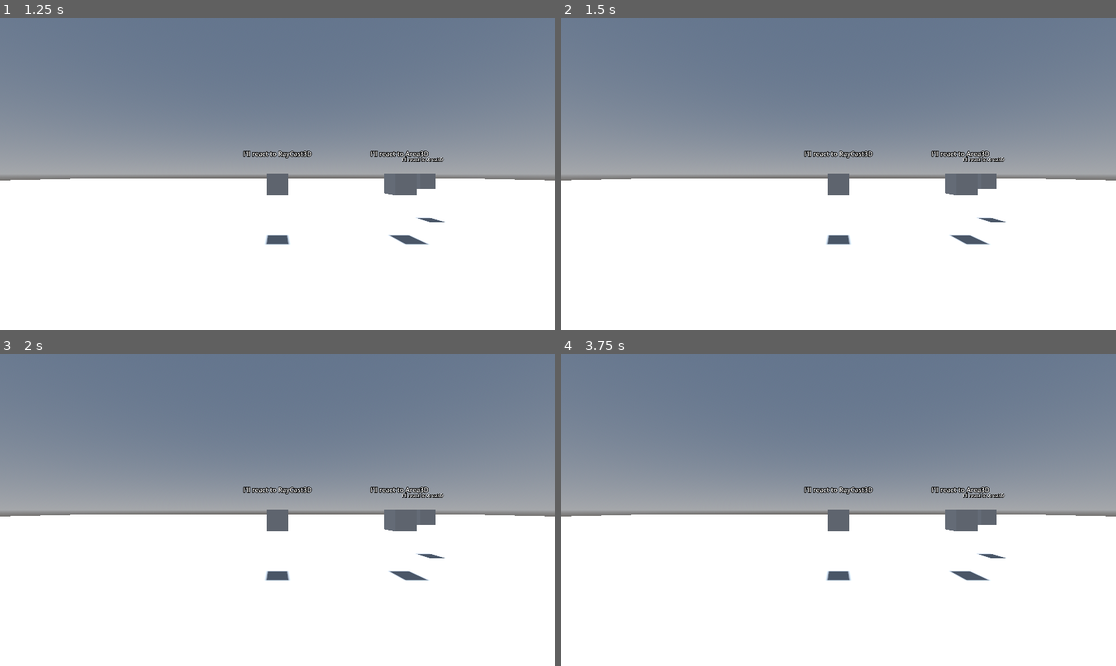
Above: before the commit, frames 1-4 (two rows, left to right).
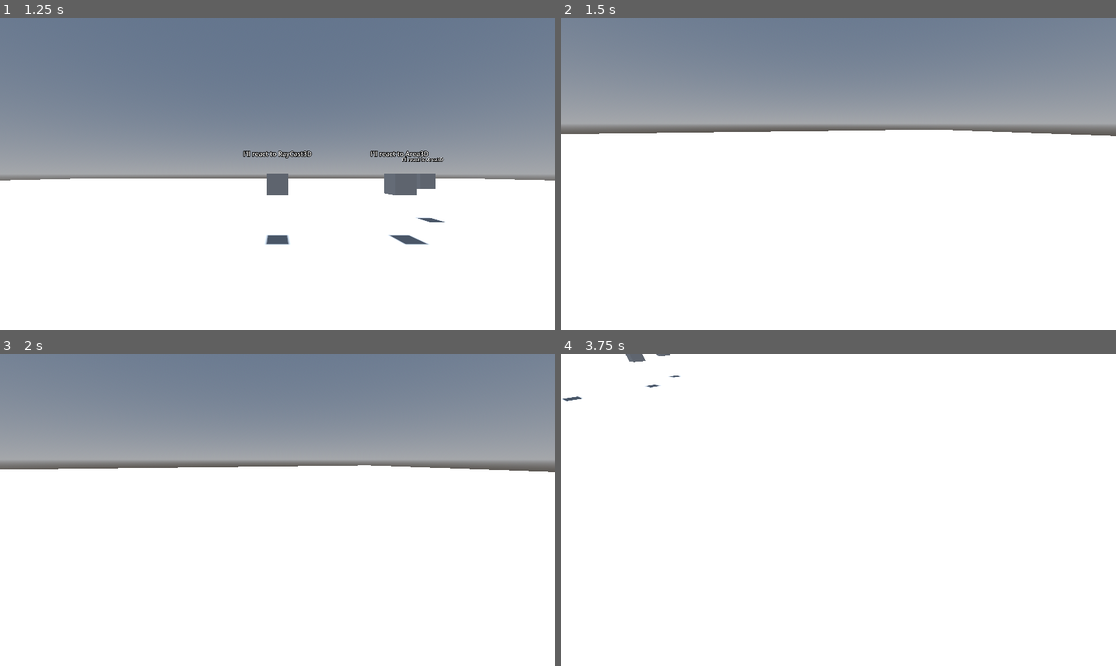
Above: after the commit, the same moments.

Repository: MASSHUU12/godot-interaction-system
Game: Godot game, scene res://examples/ui/main_menu/MainMenu.tscn
The game is run twice, just before and just after one commit, with the same random seed, the same clock (stepped at 60 frames per second) and the same inputs.
Inputs (mouse positions are in pixels of both pictures, inside the frame that each line leads up to):
- Up to frame 1 (1.25 s): click "Basic plugin usage" at 0.5 s
- Up to frame 2 (1.5 s): tap Enter (ui_accept) at 1.25 s; move the mouse to (960, 158) at 1.27 s; hold D (move_right) from 1.28 s (still down)
- Up to frame 3 (2 s): keep holding D (move_right); tap Enter (ui_accept) at 1.52 s
- Up to frame 4 (3.75 s): tap Enter (ui_accept) at 2, 2.27, 3.5 s; move the mouse to (727, 525) at 2.02 s; release D (move_right) at 2.03 s; hold S (move_backward) 2.03-2.78 s; move the mouse to (894, 441) at 2.77 s; hold D (move_right) 2.78-3.53 s; move the mouse to (810, 572) at 3.52 s; hold W (move_forward) from 3.53 s (still down)

Frame 1 is identical in both runs. In frame 2, 28% of the frame differs, in the area x 0-100%, y 22-73%; in frame 3, 28%; in frame 4, 52%, in the area x 0-100%, y 0-73%.

Commit message:
Move 3d player to the 3d folder

Diff:
--- a/examples/scenes/3d/example1/Example1.tscn
+++ b/examples/scenes/3d/example1/Example1.tscn
@@ -1,8 +1,8 @@
 [gd_scene load_steps=10 format=3 uid="uid://dbqb3tuoir5kk"]
 
-[ext_resource type="PackedScene" uid="uid://b5yra45ke54u7" path="res://examples/player/Player.tscn" id="1_qigsv"]
-[ext_resource type="PackedScene" uid="uid://cq363vlrx7o7b" path="res://examples/scenes/interactable/focus_unfocus_box/FocusUnfocusBox.tscn" id="2_msqq1"]
-[ext_resource type="PackedScene" uid="uid://c8at26tbey4sx" path="res://examples/scenes/interactable/closest_not_closest_box/ClosestNotClosestBox.tscn" id="3_pc0ts"]
+[ext_resource type="PackedScene" uid="uid://b5yra45ke54u7" path="res://examples/scenes/3d/player/Player.tscn" id="1_qigsv"]
+[ext_resource type="PackedScene" uid="uid://cq363vlrx7o7b" path="res://examples/scenes/3d/interactable/focus_unfocus_box/FocusUnfocusBox.tscn" id="2_msqq1"]
+[ext_resource type="PackedScene" uid="uid://c8at26tbey4sx" path="res://examples/scenes/3d/interactable/closest_not_closest_box/ClosestNotClosestBox.tscn" id="3_pc0ts"]
 
 [sub_resource type="StandardMaterial3D" id="StandardMaterial3D_rchs1"]
 albedo_color = Color(0.717647, 0.717647, 0.717647, 1)
--- a/examples/scenes/3d/example3/Example3.tscn
+++ b/examples/scenes/3d/example3/Example3.tscn
@@ -1,6 +1,6 @@
 [gd_scene load_steps=9 format=3 uid="uid://delmvsqe8vema"]
 
-[ext_resource type="PackedScene" uid="uid://b5yra45ke54u7" path="res://examples/player/Player.tscn" id="1_yjwb3"]
+[ext_resource type="PackedScene" uid="uid://b5yra45ke54u7" path="res://examples/scenes/3d/player/Player.tscn" id="1_yjwb3"]
 [ext_resource type="PackedScene" uid="uid://ck35yaumewb7u" path="res://examples/scenes/3d/example3/interactable/interactable_prop/InteractablePropBox.tscn" id="2_lxf4p"]
 
 [sub_resource type="StandardMaterial3D" id="StandardMaterial3D_rchs1"]
--- a/examples/player/Player.tscn
+++ b/examples/scenes/3d/player/Player.tscn
@@ -1,6 +1,6 @@
 [gd_scene load_steps=5 format=3 uid="uid://b5yra45ke54u7"]
 
-[ext_resource type="Script" path="res://examples/player/Player.gd" id="1_ie5h1"]
+[ext_resource type="Script" path="res://examples/scenes/3d/player/Player.gd" id="1_ie5h1"]
 [ext_resource type="Script" path="res://addons/interaction_system/systems/interaction/character_body_3d_interactor.gd" id="2_ooyjk"]
 
 [sub_resource type="CapsuleShape3D" id="CapsuleShape3D_0f17r"]
Renamed: examples/scenes/3d/example2/player/Player.gd -> examples/scenes/3d/player/Player.gd
